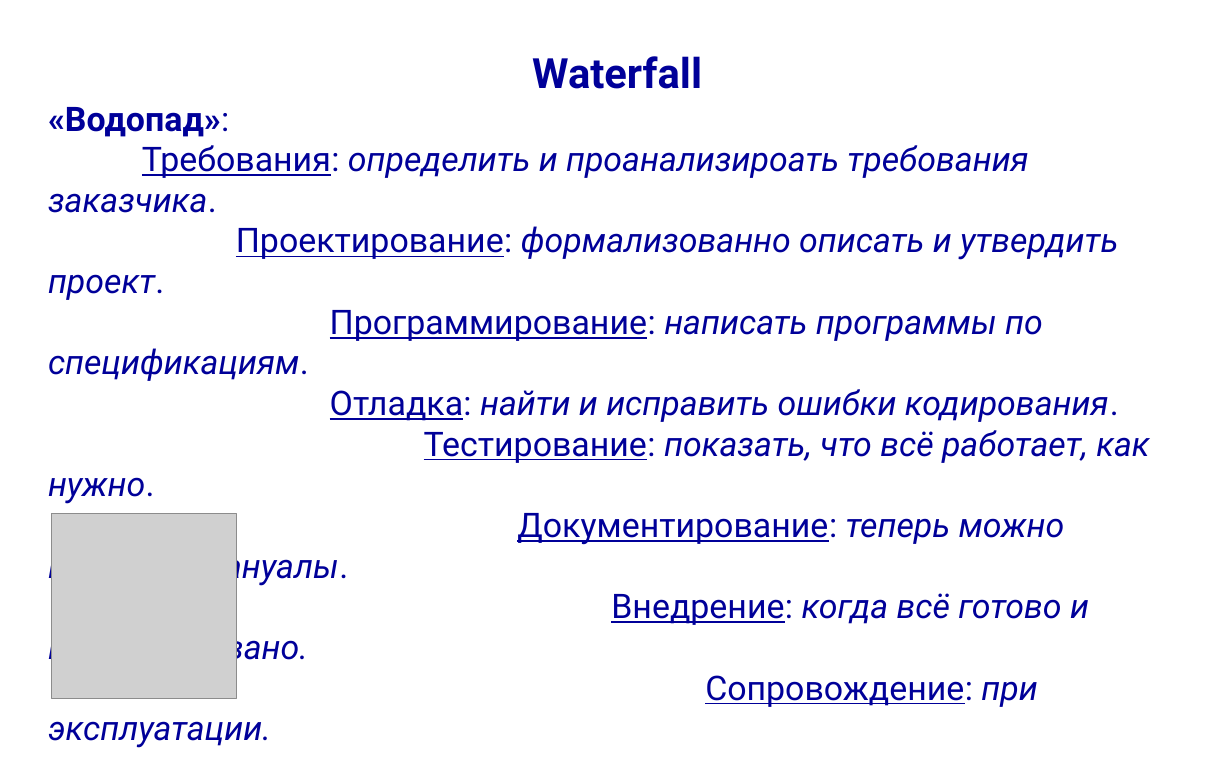
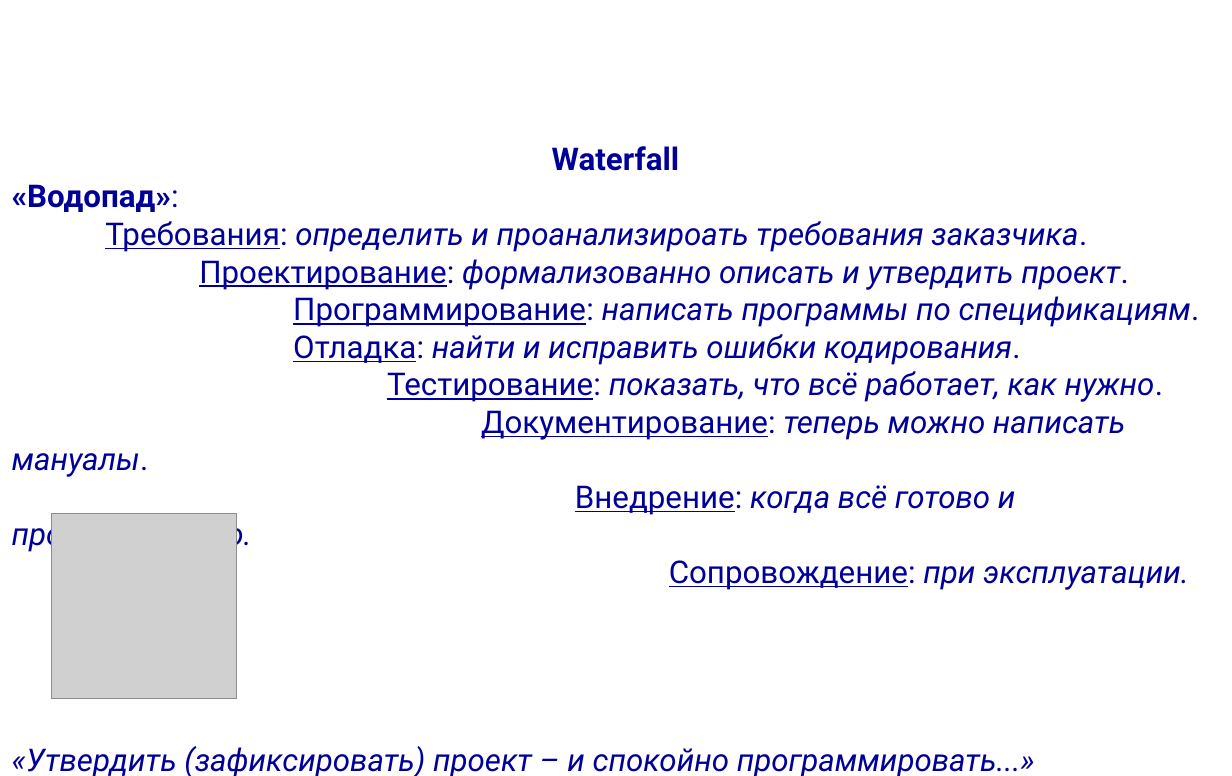
Before and after one commit to mike-shock/Software_Craft, a slide deck: slide 5 of Agile_Intro.odp. Drawn at 1232x776 pixels with LibreOffice and Linux fonts; fonts in the diff are those of the drawing; grey boxes stand for pictures; background and template pictures are left out. Boxes give left, top, right and bottom in pixels: in the first picture for what was removed or moved away, otherwise in the second. Text is boxed around its words. In the diff, an @@ line names an element or a change of style, - is before the commit and + after.

```diff
--- a/Agile_Intro.odp
+++ b/Agile_Intro.odp
@@ text "Waterfall" moved from (x1=48, y1=56, x2=1149, y2=748) to (x1=12, y1=146, x2=1200, y2=776) @@
@@ text "Waterfall" at (x1=12, y1=146, x2=1200, y2=776): size 32 to 24 pt in "Waterfall"; size 26 to 24 pt @@
```
Also in this commit, not shown: 32 other slides changed, 1 slide added, 2 other files.
